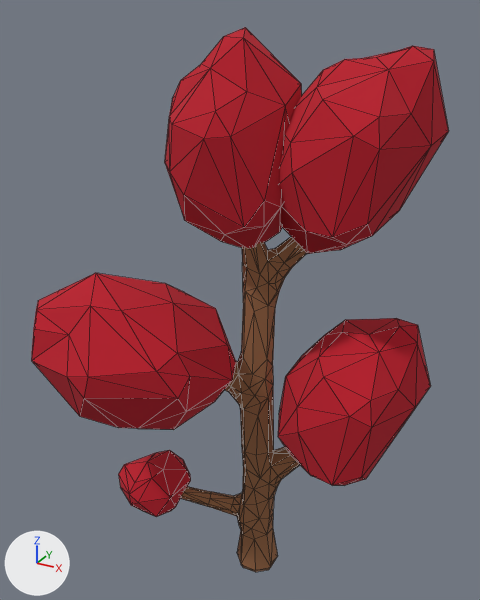
A saved change to the glTF model assets/models/trees/tree-dead-complete/tree-dead-complete-11-003.glb.
One viewpoint serves both versions: a 50 mm lens placed at (1.07, -1.65, 6.26), pointed at (0.03, 0.24, 5.32). Every picture has the same lights, and +X, +Y and +Z are marked at lower left. The first picture is the older version. Mesh edges are drawn as thin lines. Where no turn or scale is listed for an object, it has been applied to the vertices. Vertices at exactly the same position are counted once.
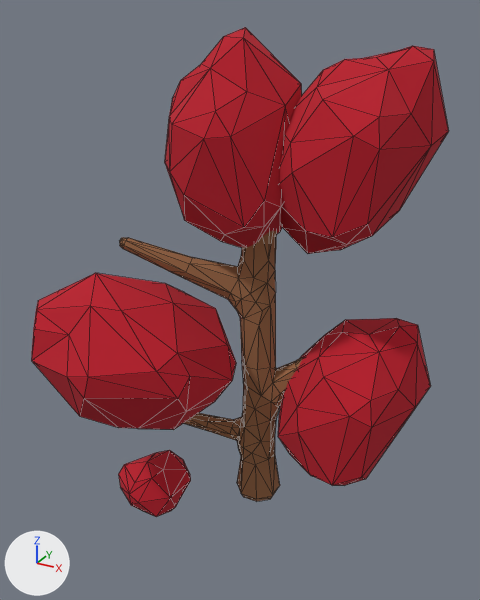
The newer file is also turned or shifted as a whole; pictures and numbers use the older file's frame.

Changed parts and their boxes (x1, y1, x2, y2) in the pictures (480 x 600 px):
'Object_1043', moved
    before: (181, 237, 307, 572)
    after: (119, 231, 303, 501)

The change, as a list of edits to the scene's bpy script:
```text
Change me_object_543:
    used by ob_object_1043; location = (0.062, 0.225, 4.897)
    remove me_object_543.from_pydata(...)  # 288 vertices, 572 faces; spans x -0.4..0.37, y -0.19..0.17, z -0.78..0.83
    add me_object_543.from_pydata(...)  # 288 vertices, 572 faces; spans x -0.4..0.37, y -0.19..0.17, z -0.41..1.2
    me_object_543 part 1: the whole mesh is moved by (0.0, 0.0, 0.37)
```
